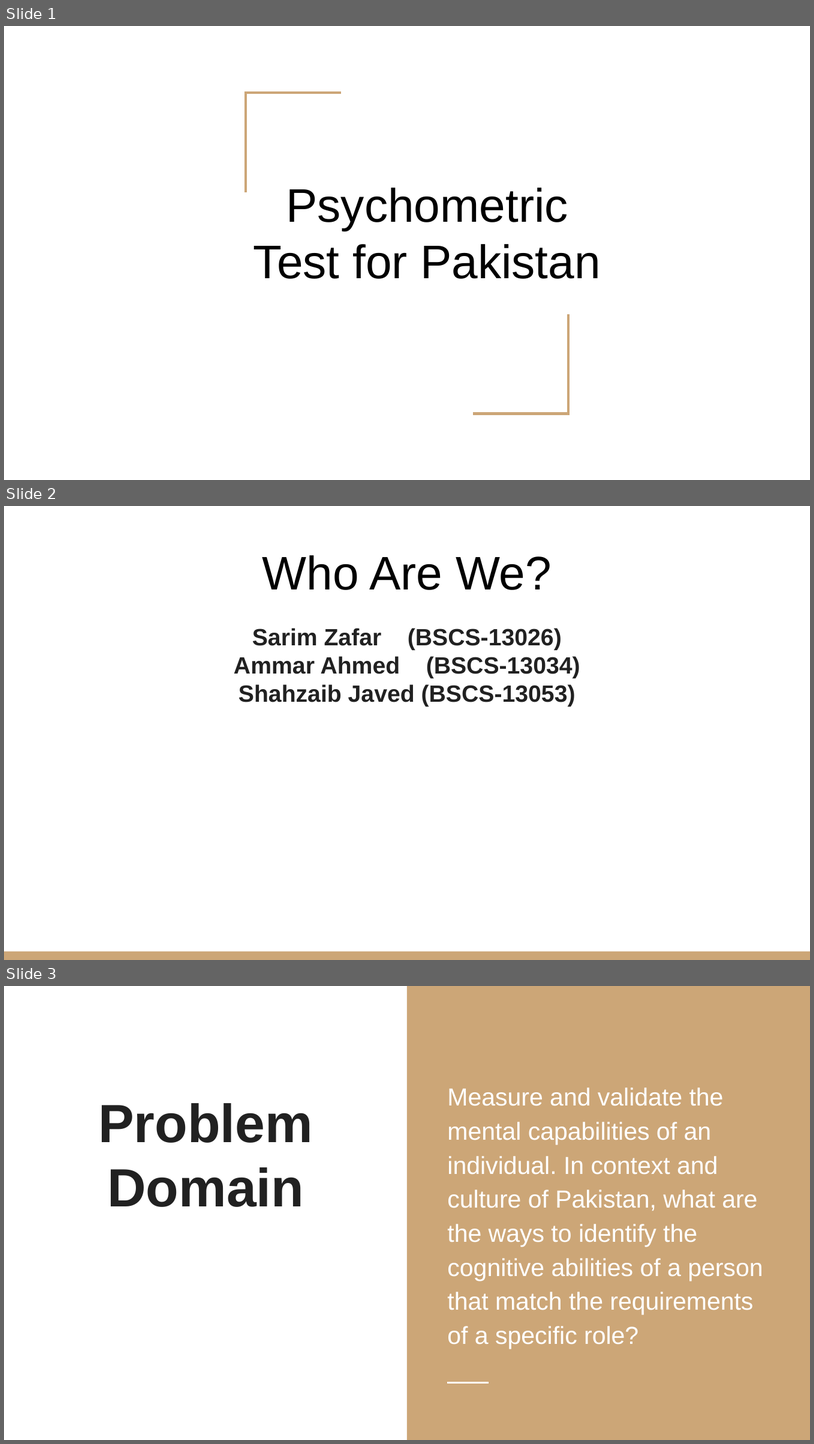
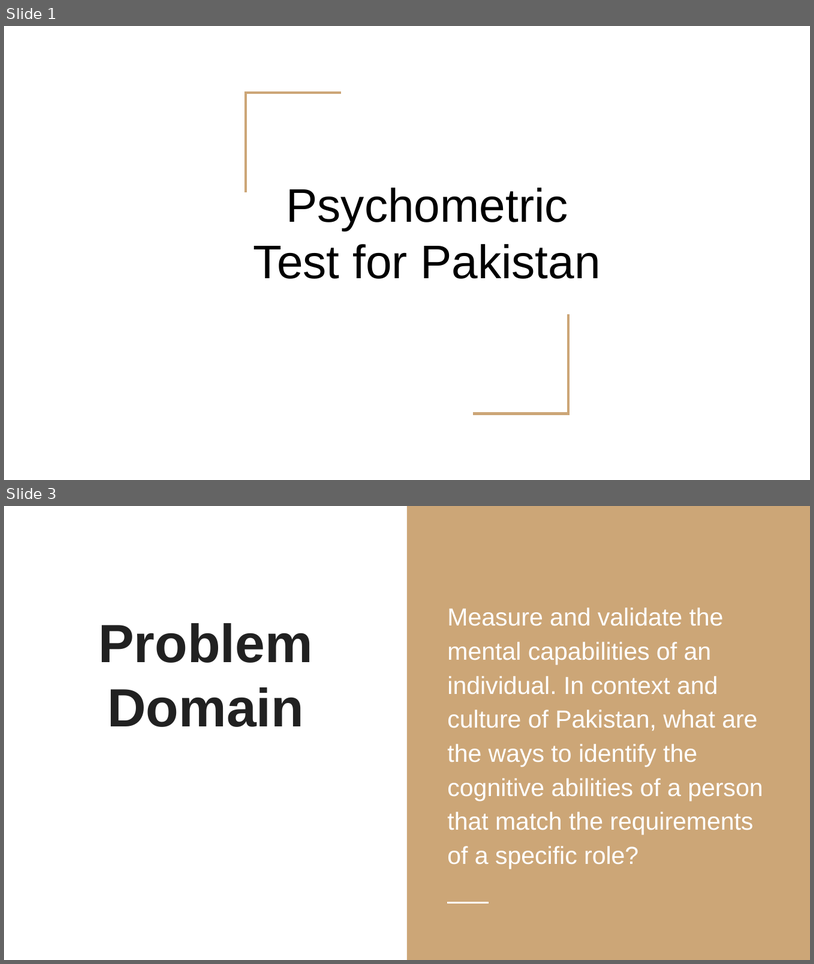
Before and after one commit to sarim-zafar/HCI-Project, a slide deck: docs/pj-task2/POV- Psychometric Test for Pakistan.pptx. Shown one above the other, each under a label of ours: slides 1, 2 and 3 before the commit, slides 1 and 3 after it; the slides between them are not shown. The pictures are 814x1444 and 814x964 pixels, drawn with LibreOffice and Linux fonts; fonts in the diff are those of the drawing. Boxes give left, top, right and bottom in pixels: in the first picture for what was removed or moved away, otherwise in the second. Text is boxed around its words. In the diff, an @@ line names an element or a change of style, - is before the commit and + after.

```diff
--- a/docs/pj-task2/POV- Psychometric Test for Pakistan.pptx
+++ b/docs/pj-task2/POV- Psychometric Test for Pakistan.pptx
@@ slide 2 removed at (x1=4, y1=506, x2=810, y2=960), background #FFFFFF @@
@@ title removed at (x1=263, y1=555, x2=552, y2=590) @@
-Who Are We?
@@ text removed at (x1=234, y1=628, x2=581, y2=706) @@
-Sarim Zafar (BSCS-13026)
-Ammar Ahmed (BSCS-13034)
-Shahzaib Javed (BSCS-13053)
@@ rectangle removed at (x1=4, y1=951, x2=810, y2=960) @@
```
Also in this commit, not shown: 3 slides changed, 8 slides added, 2 other slides removed, 1 other file.
